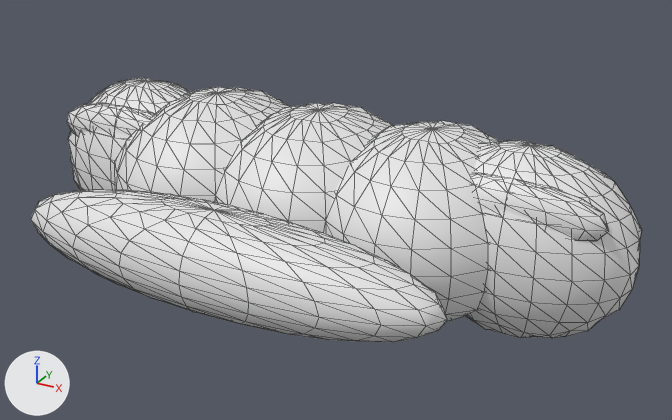
Before and after pictures for a commit that changed the glTF model models/catch_breads/bread_wiener_croissant.glb.
Both versions are drawn from a 50 mm lens placed at (0.614, -1.067, 0.529), pointed at (0.052, -0.045, 0.018). The lights are fixed; the arrows at lower left show +X, +Y and +Z. The picture after the commit comes second. Mesh edges are drawn as thin lines. Where no turn or scale is listed for an object, it has been applied to the vertices.

Names of what the first picture shows: '層の焼き色', '層の焼き色.004', '折り重なったパイ生地', '折り重なったパイ生地.001', '折り重なったパイ生地.002', '折り重なったパイ生地.003', '折り重なったパイ生地.004', '顔を出したソーセージ'.
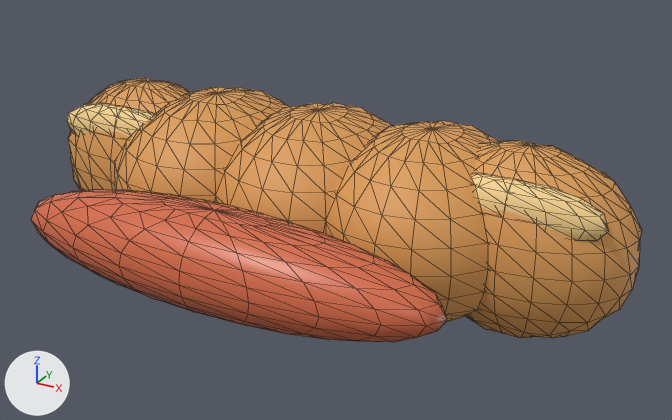
Pixel boxes [x1, y1, x2, y2] of what changed, in the pictures (672 x 420 px):
'顔を出したソーセージ', recoloured (white to orange): [31, 189, 447, 342] in both
'折り重なったパイ生地.004', recoloured (white to orange): [466, 140, 642, 338] in both
'折り重なったパイ生地.003', recoloured (white to orange): [324, 120, 500, 323] in both
'折り重なったパイ生地.002', recoloured (white to orange): [214, 103, 392, 233] in both
'折り重なったパイ生地.001', recoloured (white to orange): [115, 87, 290, 202] in both
'折り重なったパイ生地', recoloured (white to orange): [68, 78, 190, 191] in both
'層の焼き色.004', recoloured (white to beige): [472, 173, 609, 242] in both
'層の焼き色', recoloured (white to beige): [67, 103, 155, 137] in both

The edits, one by one:
Material '焼きたての山吹色' (mat_焼きたての山吹色) changes colour from white #e7e7e7 to orange #dd9e57; in linear values from (0.8, 0.8, 0.8) to (0.72, 0.34, 0.095).
Material '薄焼きの生地' (mat_薄焼きの生地) changes colour from white #e7e7e7 to beige #f6d38e; in linear values from (0.8, 0.8, 0.8) to (0.92, 0.65, 0.27).
Material 'ソーセージ' (mat_ソーセージ) changes colour from white #e7e7e7 to orange #d76c48; in linear values from (0.8, 0.8, 0.8) to (0.68, 0.15, 0.065).
